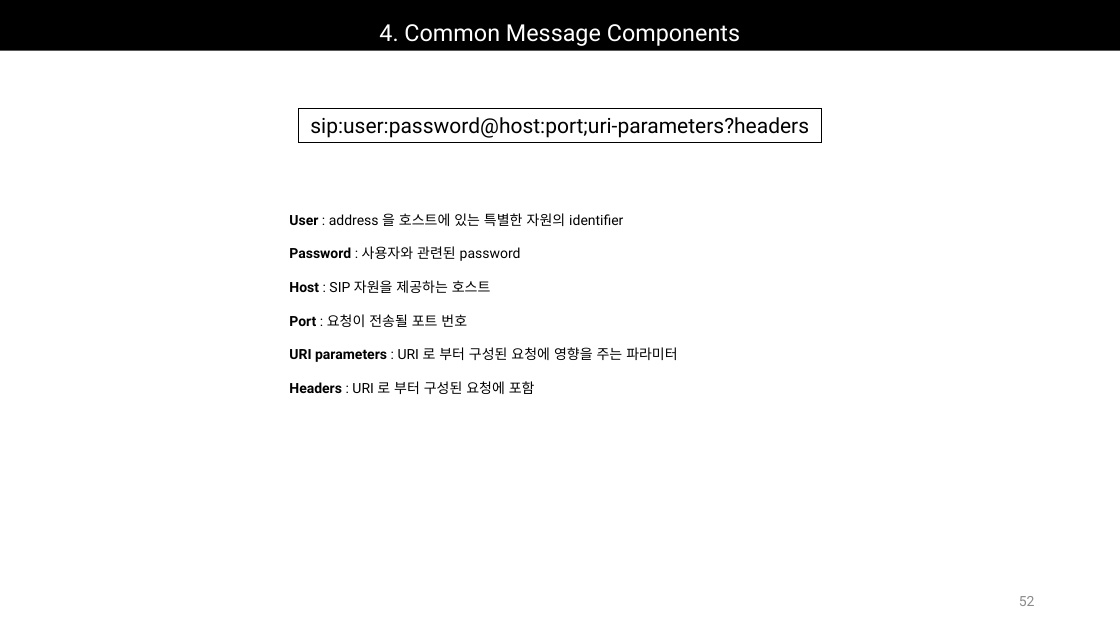
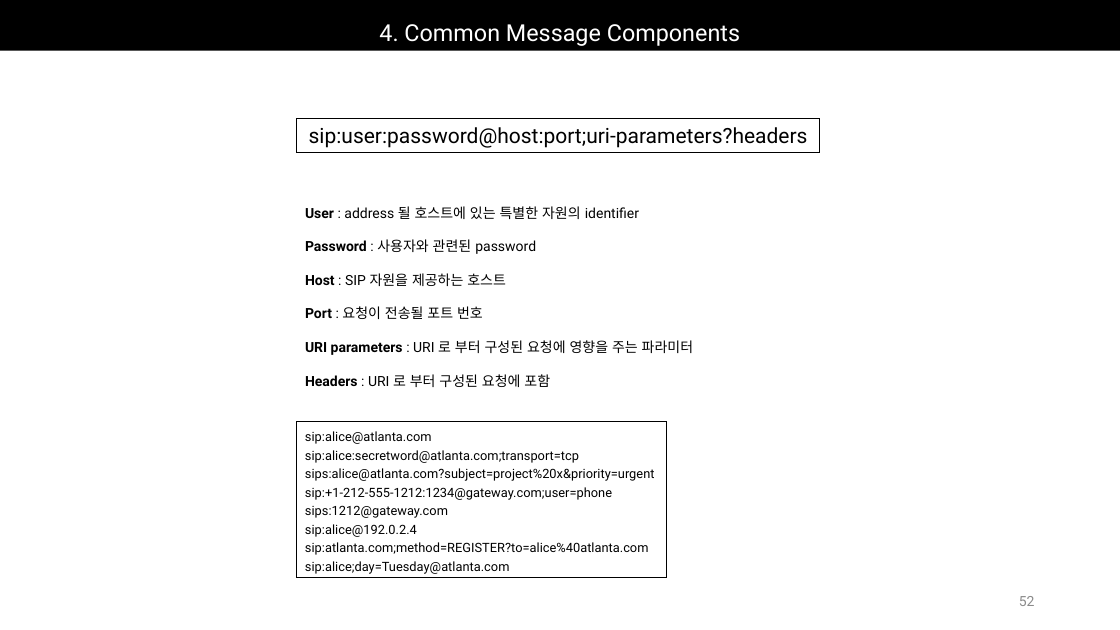
Before and after one commit to Epsilonely/SIP-Survey, a slide deck: slide 52 of 세미나 3차.pptx. Drawn at 1120x630 pixels with LibreOffice and Linux fonts; fonts in the diff are those of the drawing. Boxes give left, top, right and bottom in pixels: in the first picture for what was removed or moved away, otherwise in the second. Text is boxed around its words. In the diff, an @@ line names an element or a change of style, - is before the commit and + after.

```diff
--- a/세미나 3차.pptx
+++ b/세미나 3차.pptx
@@ rectangle "sip:user:password@host:port;uri-parameters?headers" moved from (x1=298, y1=108, x2=822, y2=142) to (x1=297, y1=118, x2=820, y2=152) @@
@@ text "User : address 될 호스트에 ..." moved from (x1=289, y1=213, x2=677, y2=394) to (x1=305, y1=206, x2=693, y2=387) @@
@@ text at (x1=305, y1=206, x2=639, y2=219): text changed @@
-User : address 을 호스트에 있는 특별한 자원의 identifier
+User : address 될 호스트에 있는 특별한 자원의 identifier
@@ rectangle added at (x1=297, y1=422, x2=666, y2=578), outline #000000 0.75 pt, 11 pt, text #000000 @@
+sip:alice@atlanta.com
+sip:alice:secretword@atlanta.com;transport=tcp
+sips:alice@atlanta.com?subject=project%20x&priority=urgent
+sip:+1-212-555-1212:1234@gateway.com;user=phone
+sips:1212@gateway.com
+sip:alice@192.0.2.4
+sip:atlanta.com;method=REGISTER?to=alice%40atlanta.com
+sip:alice;day=Tuesday@atlanta.com
```
Also in this commit, not shown: 1 other slide changed, 3 slides added.
